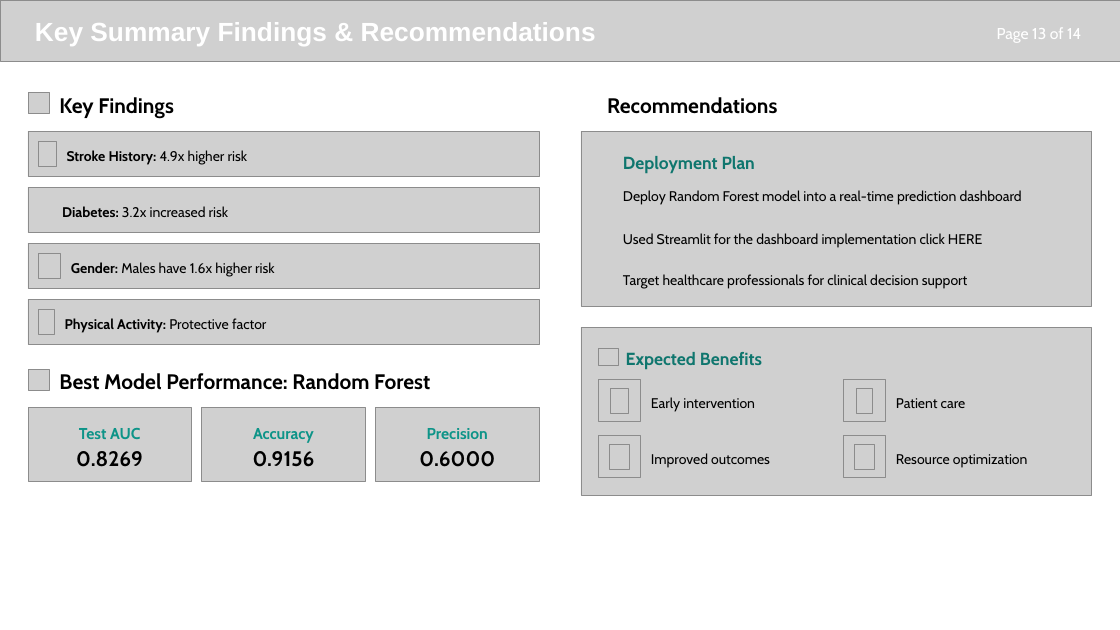
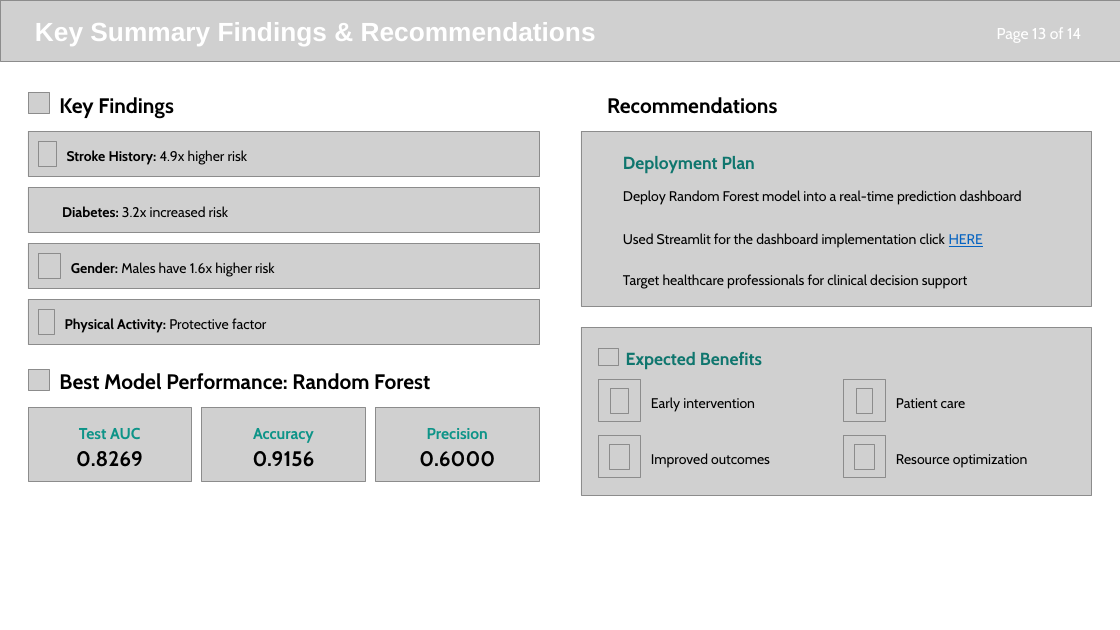
Before and after one commit to kochezz/heart-disease-prediction-BLR, a slide deck: slide 13 of reports/Heart Disease Prediction_ Data Analytics Project.pptx. Drawn at 1120x630 pixels with LibreOffice and Linux fonts; fonts in the diff are those of the drawing; grey boxes stand for pictures; background and template pictures are left out. Boxes give left, top, right and bottom in pixels: in the first picture for what was removed or moved away, otherwise in the second. Text is boxed around its words. In the diff, an @@ line names an element or a change of style, - is before the commit and + after.

```diff
--- a/reports/Heart Disease Prediction_ Data Analytics Project.pptx
+++ b/reports/Heart Disease Prediction_ Data Analytics Project.pptx
@@ text "Used Streamlit for the dashboard ..." at box(623, 233, 983, 248): text colour #000000 to #0563C1, underline on in "HERE" @@
```
Also in this commit, not shown: 7 other slides changed, 1 other file.
